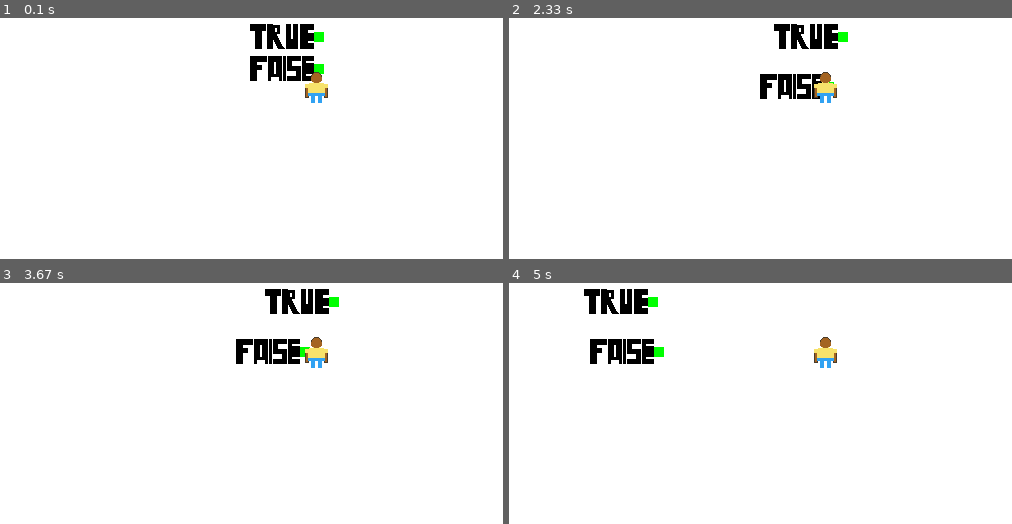
Above: before the commit, frames 1-4 (two rows, left to right).
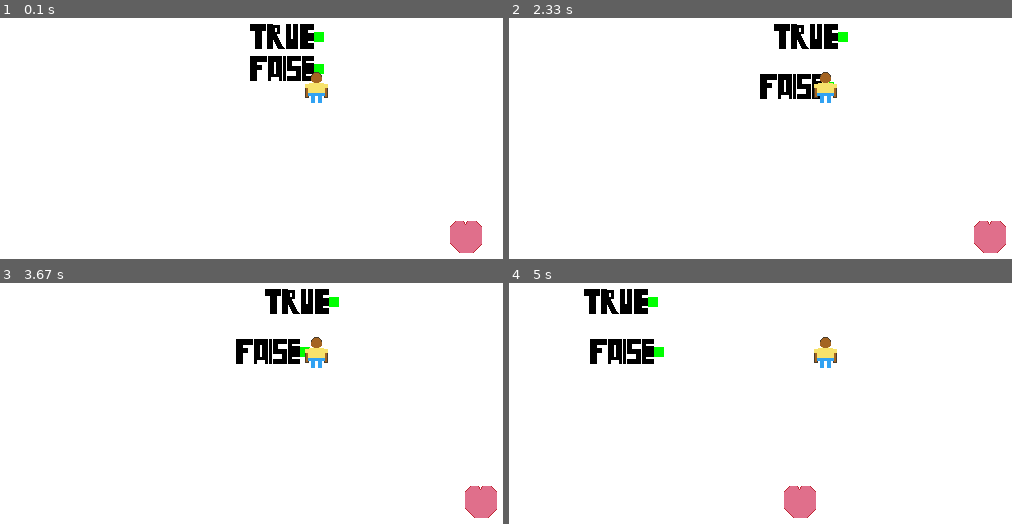
Above: after the commit, the same moments.

Repository: bwopez/pygame_logic_gates
Game: pygame game, started from main.py
The game is run twice, just before and just after one commit, with the same random seed, the same clock (stepped at 60 frames per second) and the same inputs.
Inputs (mouse positions are in pixels of both pictures, inside the frame that each line leads up to):
- Up to frame 1 (0.1 s): no input
- Up to frame 2 (2.33 s): hold Space 0.33-0.8 s; hold Right 0.33-0.8 s; move the mouse to (785, 97) at 0.37 s; tap Space at 0.83 s; tap A at 2.17 s
- Up to frame 3 (3.67 s): tap Space at 2.5 s
- Up to frame 4 (5 s): hold Right 3.9-4.53 s; hold D 3.9-4.53 s; tap Space at 3.97, 4.27 s

The runs differ from the first frame. In frame 1, 0.7% of the frame differs, in the area x 89-96%, y 84-98%; in frame 2, 0.7%; in frame 3, 0.7%; in frame 4, 0.7%.

Commit message:
Changed how the gates interact with the gate input
The gates now have a reference to the gate inputs they are connected to and the gate inputs also have a reference to the gates they are connected to. There is still a game breaking bug that needs to be squashed and it is found in # TODOs: in the main.py file.

Diff:
--- a/gate_inputs.py
+++ b/gate_inputs.py
@@ -15,6 +15,8 @@
         output_connector_height = 10
         self.output_connector = pygame.Rect(self.rect.right, self.rect.centery - output_connector_height / 2, output_connector_width, output_connector_height)
 
+        self.connected_to = 0
+
     def draw(self, win, scroll_values):
         # editing self.rect
         # TODO: move this to an update function
--- a/gates.py
+++ b/gates.py
@@ -8,7 +8,7 @@
     # the input for that gate, whether it be input1 or input2
 # TODO: create art for each gate
 class Gate(pygame.sprite.Sprite):
-    def __init__(self, img_url="heart.png", x=0, y=0, gate_input1=0, gate_input2=0):
+    def __init__(self, img_url="heart.png", x=0, y=0, gate_input1=0, gate_input2=0, input1_connected=False, input2_connected=False):
         super().__init__()
         self.img_url = img_url
         self.image = pygame.image.load(self.img_url)
@@ -19,7 +19,13 @@
         self.gate_input1 = gate_input1
         self.gate_input2 = gate_input2
 
-    def draw(self, win):
+        # self.input1_connected = input1_connected
+        # self.input2_connected = input2_connected
+
+    def draw(self, win, scroll_values):
+        self.rect.x -= scroll_values[0]
+        self.rect.y -= scroll_values[1]
+
         win.blit(self.image, (self.rect.x, self.rect.y))
 
     def set_input(self, new_gate_input, gate_input_to_set):
@@ -53,10 +59,13 @@
 
 
 class Inverted_Buffer_Gate(Gate):
-    def __init__(self, img_url, x, y, gate_input1):
+    def __init__(self, img_url, x, y, gate_input1=0):
         super().__init__(img_url, x, y, gate_input1)
 
     def get_output(self):
+        # TODO: fix this for all gates
+        if self.gate_input1:
+            return self.flip_input(self.gate_input1.value)
         return self.flip_input(self.gate_input1)
 
 
@@ -131,7 +140,7 @@
 
 
 class XNOR_Gate(Gate):
-    def __init__(self, img_url, x, y, gate_input1, gate_input2):
+    def __init__(self, img_url, x, y, gate_input1=0, gate_input2=0):
         super().__init__(img_url, x, y, gate_input1, gate_input2)
 
     def get_output(self):
--- a/main.py
+++ b/main.py
@@ -10,10 +10,6 @@
 from player import Player
 
 # TODO: make some graphics for the gates
-# TODO: make some graphics for the inputs
-# TODO: create small boxes at the ends of the gate's
-    # and the ends of the inputs so that they can "snap" to
-    # each other when they come in contact with each other
 # TODO: create a camera so that everything can be
     # blitted onto that and screen shake can be applied to it
     # easier
@@ -21,31 +17,20 @@
     # window creation =========================
     pygame.init()
     clock = pygame.time.Clock()
-
     win = pygame.display.set_mode((600, 600))
     pygame.display.set_caption("circuit gates")
 
     # list of things that you can drag with your player
     connectables = []
 
+    # we know all the gates work
     gates = []
     current_element = 0
-    buffer_gate = Buffer_Gate("heart.png", 0, 0, True)
-    gates.append(buffer_gate)
-    inverted_buffer_gate = Inverted_Buffer_Gate("heart.png", 0, 0, True)
+    # xnor_gate = XNOR_Gate("heart.png", 200, 200, True, True)
+    # xnor_gate = XNOR_Gate("heart.png", 200, 200)
+    # gates.append(xnor_gate)
+    inverted_buffer_gate = Inverted_Buffer_Gate("heart.png", 200, 200)
     gates.append(inverted_buffer_gate)
-    and_gate = AND_Gate("heart.png", 0, 0, True, True)
-    gates.append(and_gate)
-    nand_gate = NAND_Gate("heart.png", 0, 0, True, True)
-    gates.append(nand_gate)
-    or_gate = OR_Gate("heart.png", 0, 0, True, True)
-    gates.append(or_gate)
-    nor_gate = NOR_Gate("heart.png", 0, 0, True, True)
-    gates.append(nor_gate)
-    xor_gate = XOR_Gate("heart.png", 0, 0, True, True)
-    gates.append(xor_gate)
-    xnor_gate = XNOR_Gate("heart.png", 0, 0, True, True)
-    gates.append(xnor_gate)
 
     new_input = Gate_Input("true.png", 0, 0, True)
     connectables.append(new_input)
@@ -62,6 +47,7 @@
     while running:
         current_gate = gates[current_element]
 
+        # dafluffypotato code
         # to keep the player in the middle of the screen
         scroll[0] += player.rect.centerx - scroll[0] - ((win.get_width() / 2) + (player.rect.width / 2))
         scroll[1] += player.rect.centery - scroll[1] - ((win.get_height() / 2) + (player.rect.height / 2))
@@ -79,24 +65,45 @@
                     current_gate.flip_input1()
                 if event.key == K_RIGHT:
                     current_gate.flip_input2()
+
                 # if event.key == K_SPACE:
-                #     current_element += 1
-                #     if current_element > len(gates) - 1:
-                #         current_element = 0
-                # print(current_element, current_gate.gate_input1, current_gate.gate_input2, current_gate.get_output())
+                #     connected_index = player.rect.collidelist(connectables)
+                #     if connected_index != -1:
+                #         player_connected = True
+                #     else:
+                #         # TODO: fix how the inputs interact with the gates themselves
+                #             # If you pick up False and connect it to the gate then it will
+                #             # work fine and then when you click again anywhere on the sccreen
+                #             # then the True will snap into place. NOT GOOD
+                #         if player_connected:
+                #             player_connected = False
+                #             # TODO: add TWO connectors on the left side of each gate
+                #                 # append each of the connectors to a new gate_connectors variable
+                #                 # that we will make and use
+                #             # curr_conn_gate = connectables[connected_index].rect.collidelist(gates)
+                #             curr_conn_gate = player.rect.collidelist(gates)
+                #             if curr_conn_gate != -1:
+                #                 gates[curr_conn_gate].input1_connected = True
+                #             else:
+                #                 gates[curr_conn_gate].input1_connected = False
+                # TODO: it is still a problem that if you try to put True on the gate first
+                    # that it'll just throw both True and False on the gate input
                 if event.key == K_SPACE:
-                    connected_index = player.rect.collidelist(connectables)
-                    if connected_index != -1:
-                        print(connected_index)
+                    current_connected_input = player.rect.collidelist(connectables)
+                    if current_connected_input != -1:
+                        if connectables[current_connected_input].connected_to:
+                            connectables[current_connected_input].connected_to.gate_input1 = 0
+                            connectables[current_connected_input].connected_to = 0
                         player_connected = True
-                        print(player_connected)
                     else:
+                        if player_connected:
+                            current_connected_gate = player.rect.collidelist(gates)
+                            if current_connected_gate != -1:
+                                gates[current_connected_gate].gate_input1 = connectables[current_connected_input]
+                                connectables[current_connected_input].connected_to = gates[current_connected_gate]
+                        # TODO: make a variable in the gate_input constructor that connects to a gate
+                            # so that it will have something to check and hold on to
                         player_connected = False
-                        print(player_connected)
-
-            # if new_input.rect.left <= mouse_x <= new_input.rect.right and new_input.rect.top <= mouse_y <= new_input.rect.bottom:
-            #     if event.type == pygame.MOUSEBUTTONDOWN:
-            #         new_input.rect.center = mouse_x, mouse_y
 
         if keys[K_ESCAPE]:
             running = False
@@ -112,16 +119,30 @@
         # Update window =======================
         win.fill("White")
 
-        # new_input.draw(win, scroll[0], scroll[1])
-        # new_input2.draw(win, scroll[0], scroll[1])
-        # player.draw(win, scroll[0], scroll[1])
-        # TODO: if the player is connected to something
-            # move the thing but with the player's input
+        # TODO: fix how gate inputs are being connected to the gates
+            # when you connect one it's fine but when you click again
+            # the next input will automatically snap to the gate itself
+        # if player_connected:
+        #     connectables[connected_index].rect.midright = player.rect.midleft
         if player_connected:
-            connectables[connected_index].rect.midright = player.rect.midleft
+            connectables[current_connected_input].rect.midright = player.rect.midleft
+        # for gate in gates:
+        #     if gate.input1_connected and not player_connected:
+        #         connectables[connected_index].rect.midright = gates[curr_conn_gate].rect.midleft
+        #     if gate.input2_connected and not player_connected:
+        #         connectables[connected_index].rect.bottomright = gates[curr_conn_gate].rect.topleft
+        for gate in gates:
+            if gate.gate_input1:
+                gate.gate_input1.rect.midright = gate.rect.midleft
+
+        # dafluffypotato code
         new_input.draw(win, scroll)
         new_input2.draw(win, scroll)
+        # xnor_gate.draw(win, scroll)
+        inverted_buffer_gate.draw(win, scroll)
         player.draw(win, scroll)
+
+        print(inverted_buffer_gate.get_output())
 
         clock.tick(60)
         pygame.display.update()
